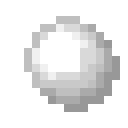
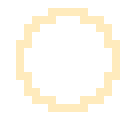
Layered file, before and after one edit (128×128). Changes by layer:
added layer "Highlight" (40%) in group "Shaders" over (x1=16, y1=8, x2=120, y2=112)
hid "Sphere" over (x1=24, y1=16, x2=112, y2=104)
hid "Shadow" over (x1=48, y1=40, x2=120, y2=112)
hid group "Core" (33 layers) over (x1=24, y1=16, x2=112, y2=104)
hid group "60 Latitude" (2nd of 2, in "Core") (4 layers) over (x1=24, y1=16, x2=112, y2=72)
hid group "30 Latitude" (2nd of 2, in "Core") (6 layers) over (x1=24, y1=32, x2=112, y2=64)
hid group "0 Latitude" (2nd of 2, in "Core") (6 layers) over (x1=24, y1=48, x2=112, y2=72)
hid group "Base" (9 layers) over (x1=24, y1=16, x2=112, y2=104)
